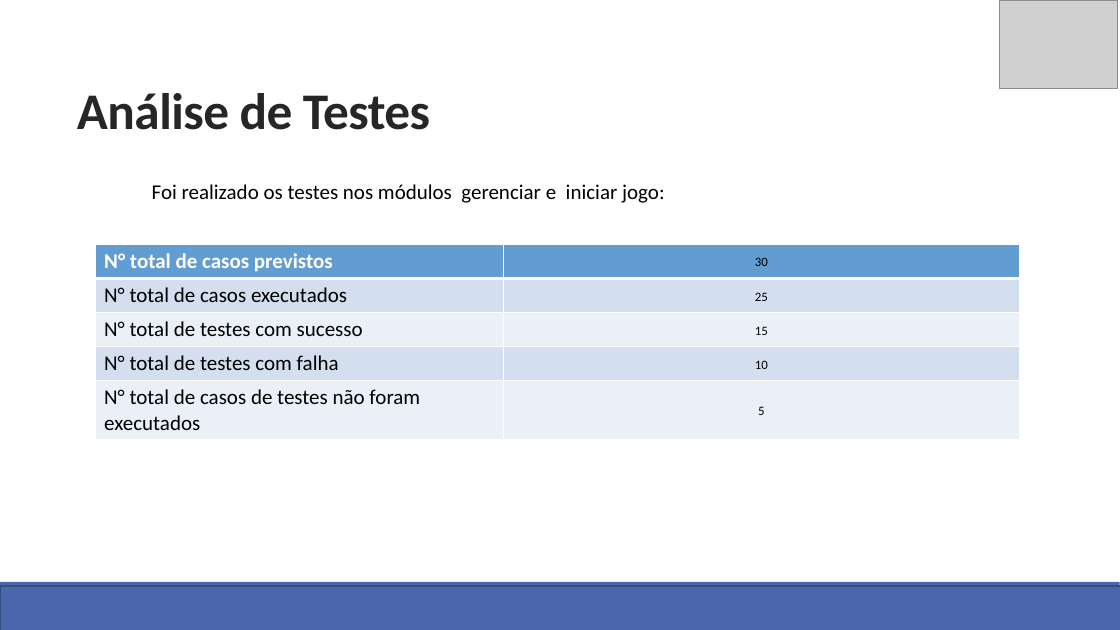
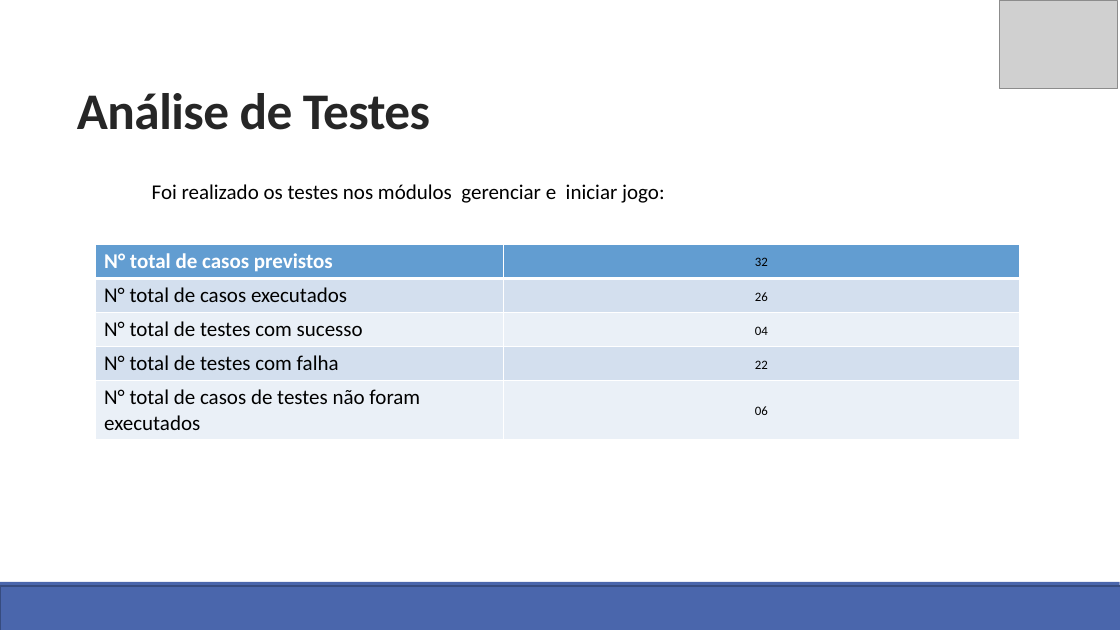
Before and after one commit to richardsontiburcio/TesteDeSoftware, a slide deck: slide 6 of CT-Apresentacao/Apresentacao.pptx. Drawn at 1120x630 pixels with LibreOffice and Linux fonts; fonts in the diff are those of the drawing; grey boxes stand for pictures; background and template pictures are left out. Boxes give left, top, right and bottom in pixels: in the first picture for what was removed or moved away, otherwise in the second. Text is boxed around its words. In the diff, an @@ line names an element or a change of style, - is before the commit and + after.

Commit message:
Análise de Testes-Atualização

```diff
--- a/CT-Apresentacao/Apresentacao.pptx
+++ b/CT-Apresentacao/Apresentacao.pptx
@@ table at (96, 245, 1020, 440) @@
-row 1, column 2: 30
+row 1, column 2: 32
-row 2, column 2: 25
+row 2, column 2: 26
-row 3, column 2: 15
+row 3, column 2: 04
-row 4, column 2: 10
+row 4, column 2: 22
-row 5, column 2: 5
+row 5, column 2: 06
```
Also in this commit, not shown: 1 other slide changed.
